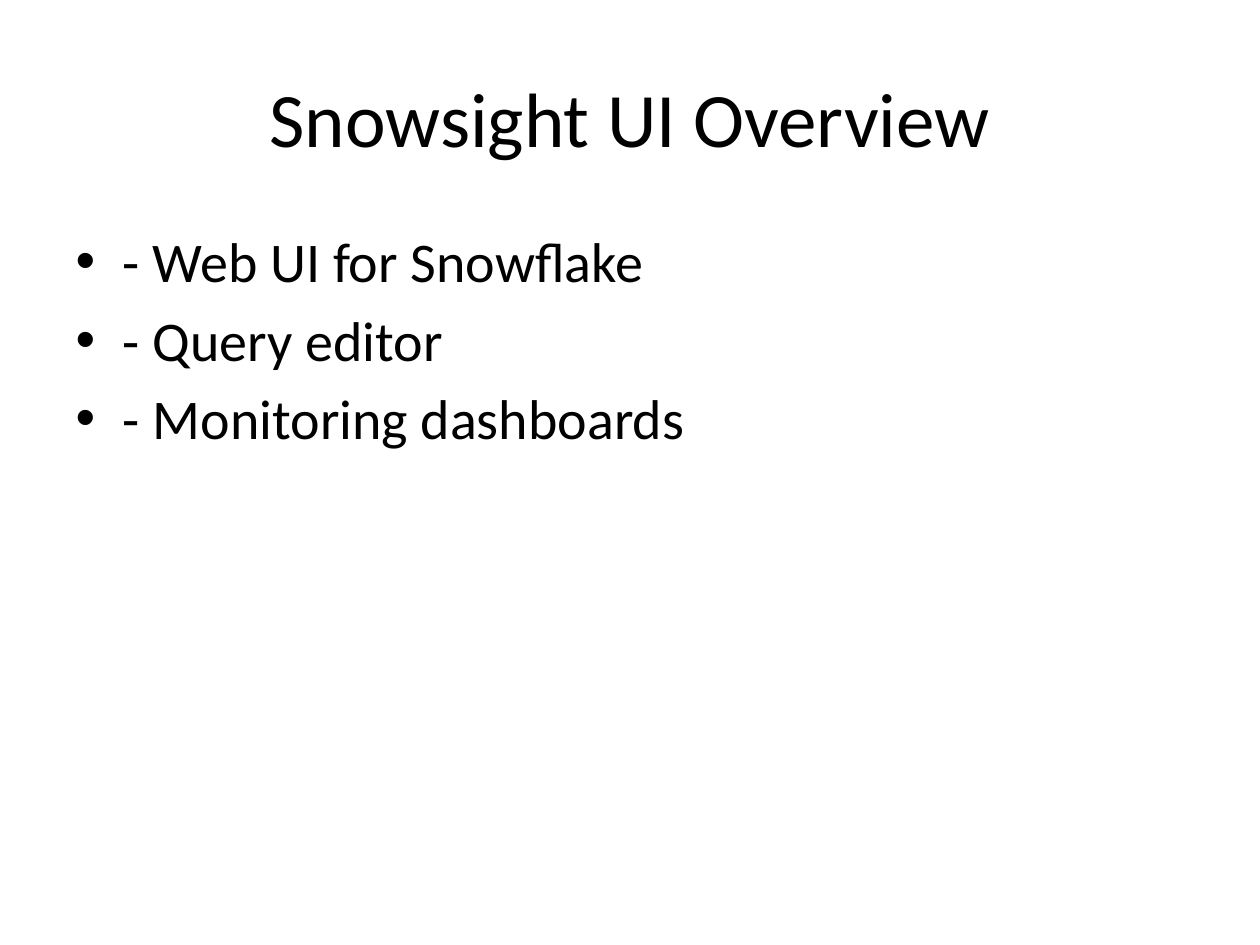
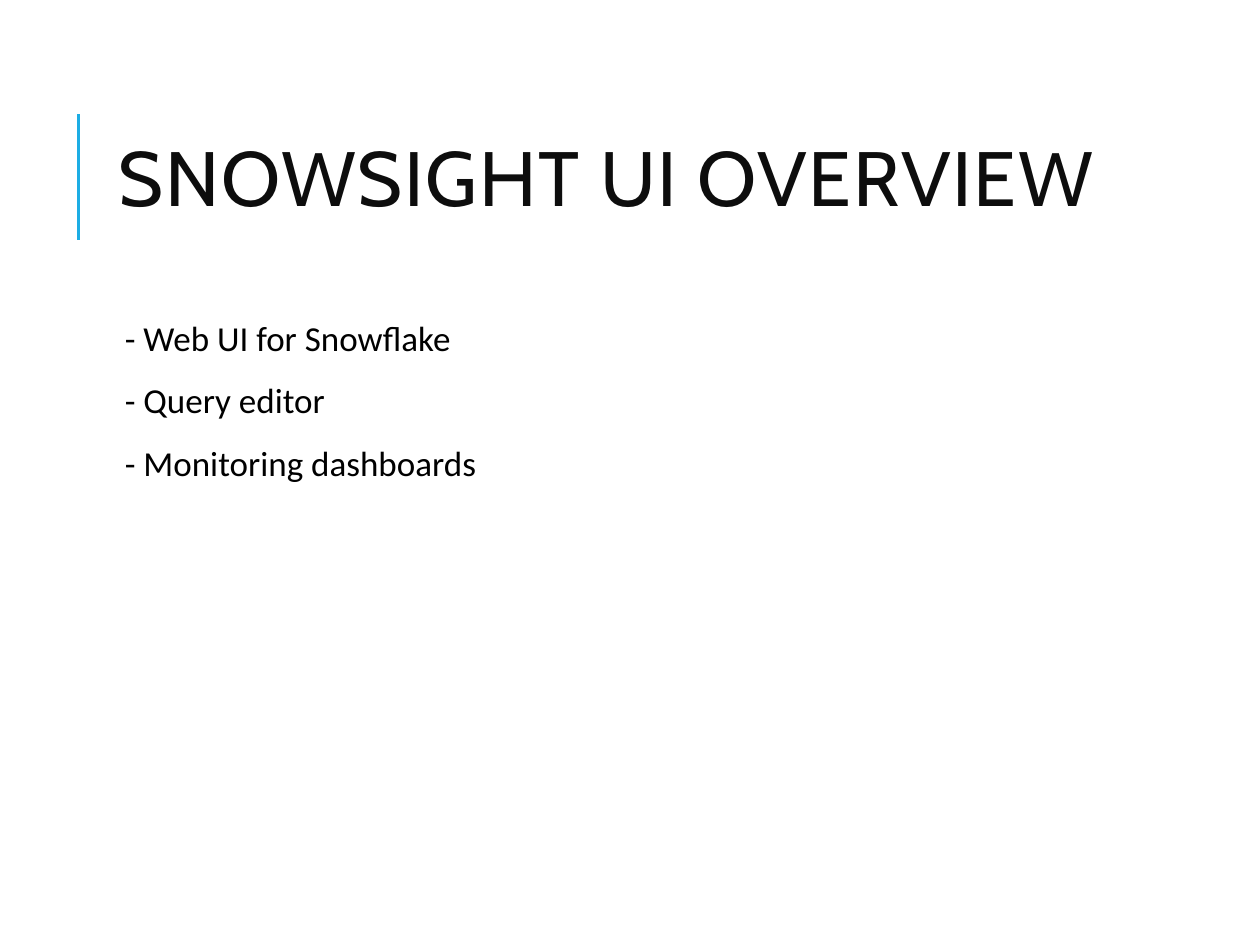
Before and after one commit to vikash-verma-profile/DE-Sig-March-2026, a slide deck: slide 20 of Week-2/Day-4/Snowflake_Modules_1_3.pptx. Drawn at 1260x945 pixels with LibreOffice and Linux fonts; fonts in the diff are those of the drawing. Boxes give left, top, right and bottom in pixels: in the first picture for what was removed or moved away, otherwise in the second. Text is boxed around its words. In the diff, an @@ line names an element or a change of style, - is before the commit and + after.

```diff
--- a/Week-2/Day-4/Snowflake_Modules_1_3.pptx
+++ b/Week-2/Day-4/Snowflake_Modules_1_3.pptx
@@ line added from (78, 239) to (78, 113), #1CADE4 1.5 pt @@
@@ title at box(118, 151, 1093, 207): text changed; font Calibri to Cabin; text colour #000000 to #0D0D0D @@
-Snowsight UI Overview
+SNOWSIGHT UI OVERVIEW
@@ text "- Web UI for Snowflake": place and size @@
-text "- Web UI for Snowflake" at box(153, 243, 684, 449)
+text "- Web UI for Snowflake" at box(143, 326, 476, 482)
@@ text "- Web UI for Snowflake" at box(143, 326, 476, 482): size 32 to 20 pt; bullet • to  ; line spacing 1 to 0.9; more space between paragraphs @@
```
Also in this commit, not shown: 27 other slides changed, 5 other files.
